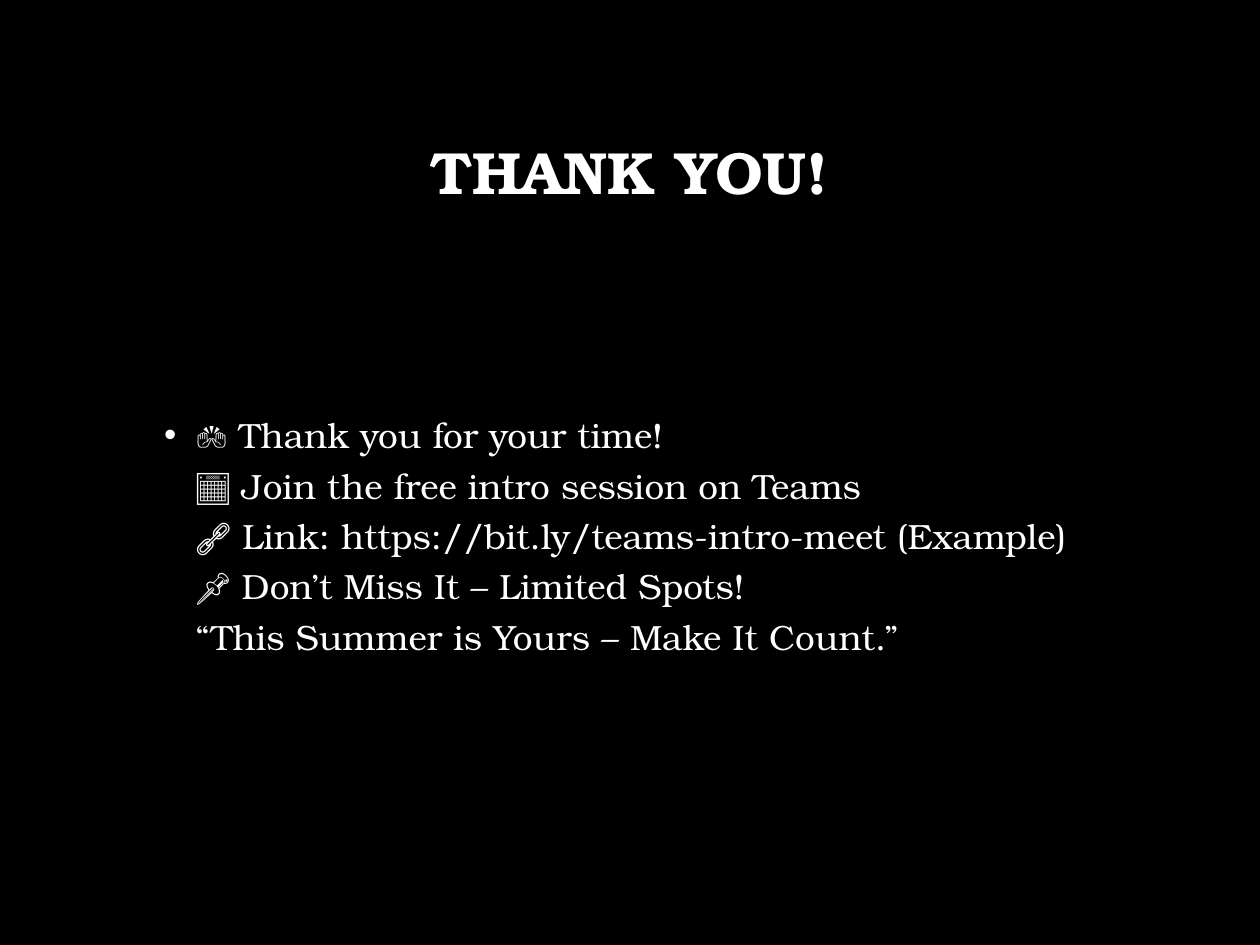
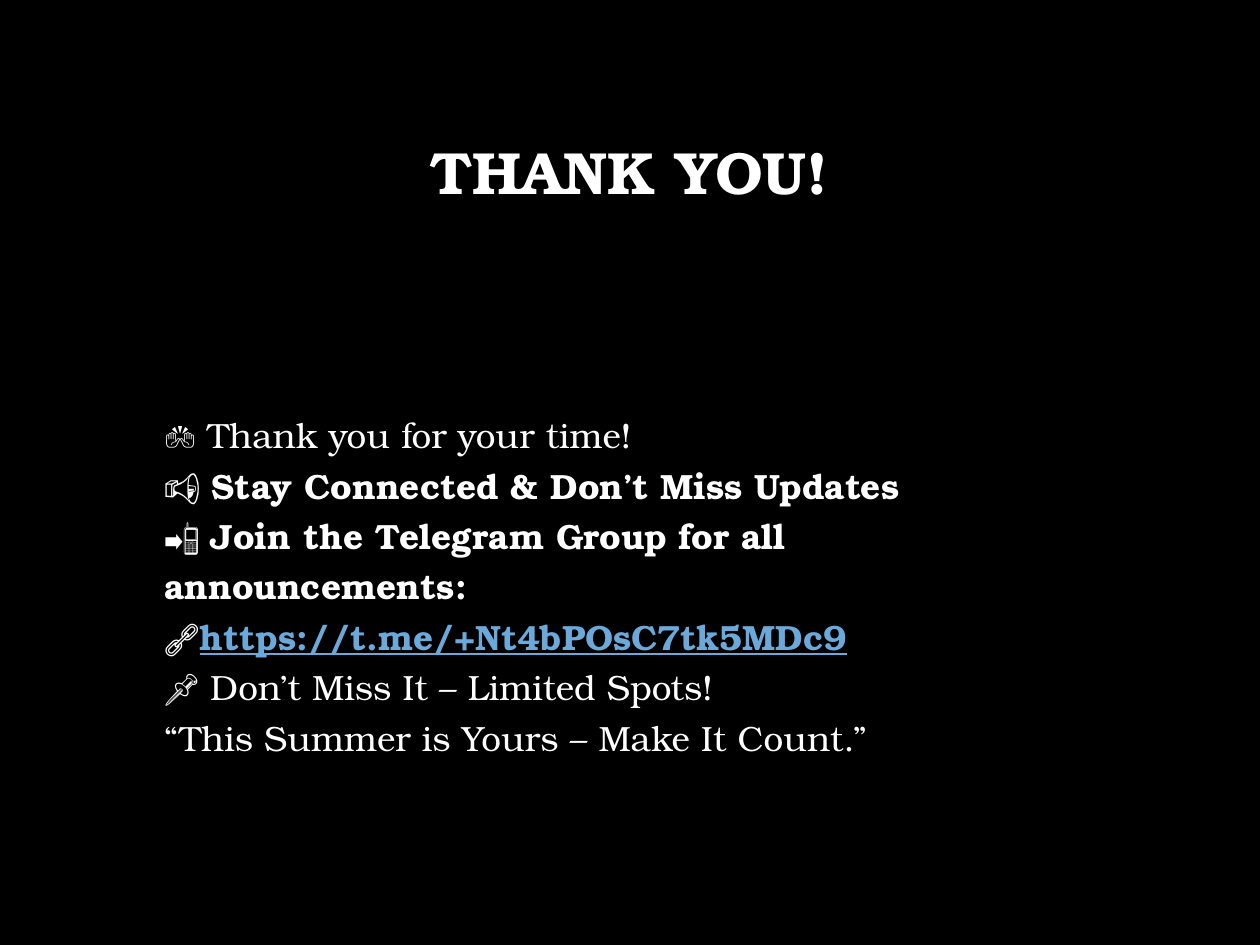
Before and after one commit to R-Venkat-Kalyan/Career-Launchpad, a slide deck: slide 7 of Summer_Placement_Training_Presentation.pptx (slide 8 before the commit). Drawn at 1260x945 pixels with LibreOffice and Linux fonts; fonts in the diff are those of the drawing; background and template pictures are left out. Boxes give left, top, right and bottom in pixels: in the first picture for what was removed or moved away, otherwise in the second. Text is boxed around its words. In the diff, an @@ line names an element or a change of style, - is before the commit and + after.

Commit message:
updated presentation

```diff
--- a/Summer_Placement_Training_Presentation.pptx
+++ b/Summer_Placement_Training_Presentation.pptx
@@ text at (164,422,900,752): text changed; bold on @@
-• 🙌 Thank you for your time!
-  📅 Join the free intro session on Teams
-  🔗 Link: https://bit.ly/teams-intro-meet (Example)
-  📌 Don’t Miss It – Limited Spots!
-  “This Summer is Yours – Make It Count.”
+🙌 Thank you for your time!
+📢 Stay Connected & Don’t Miss Updates
+📲 Join the Telegram Group for all announcements: 🔗https://t.me/+Nt4bPOsC7tk5MDc9
+📌 Don’t Miss It – Limited Spots!
+“This Summer is Yours – Make It Count.”
```
Also in this commit, not shown: 1 other slide changed, 1 slide removed.
